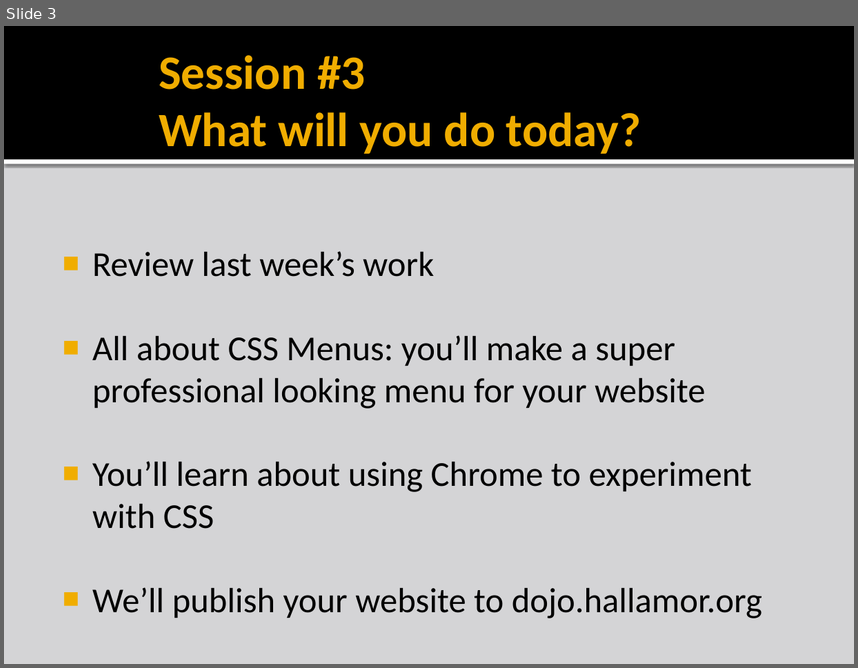
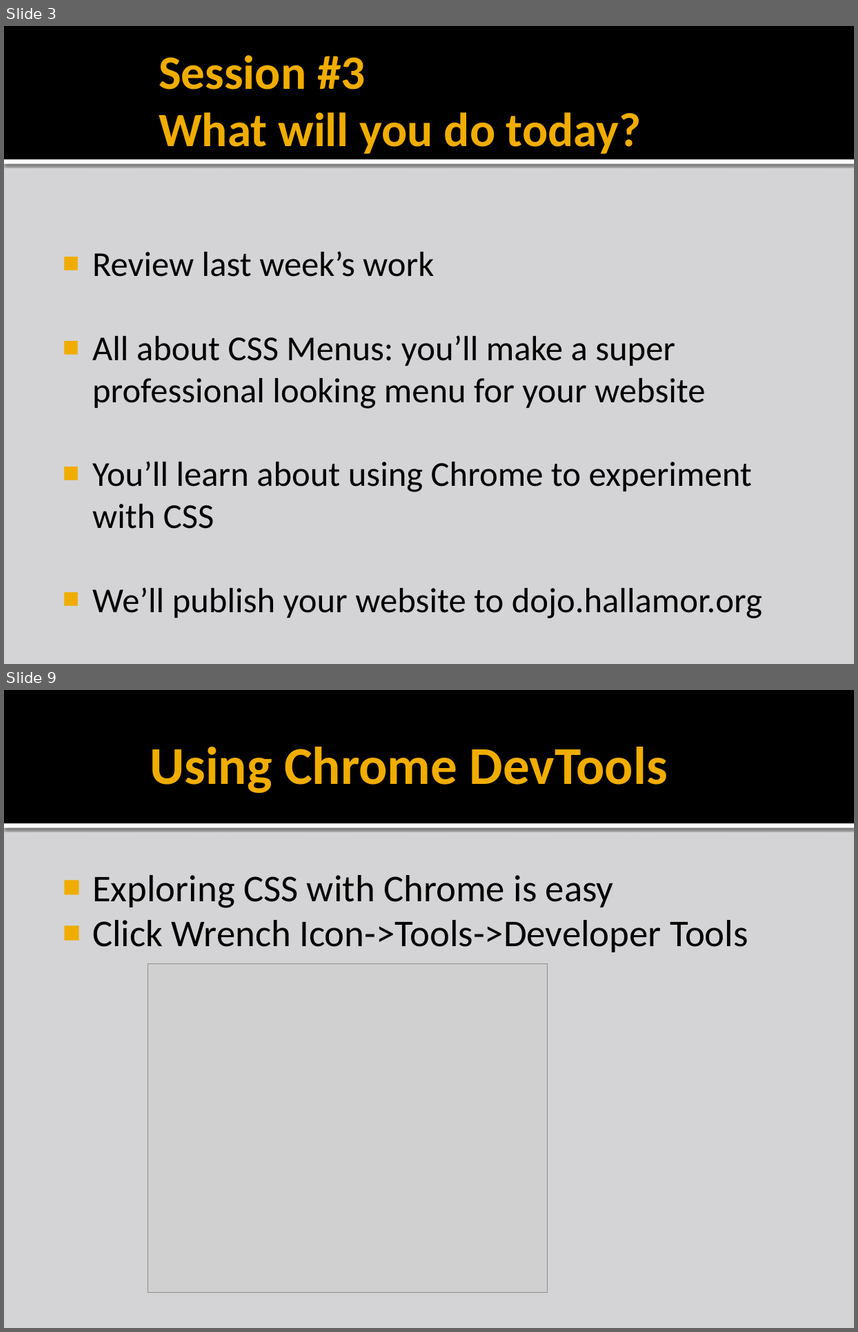
Before and after one commit to liamf/coderdojo-bray, a slide deck: html/presentations/CoderDojoBrayHTML_session3.pptx. Shown one above the other, each under a label of ours: slide 3 before the commit, slides 3 and 9 after it; the slides between them are not shown. The pictures are 858x668 and 858x1332 pixels, drawn with LibreOffice and Linux fonts; fonts in the diff are those of the drawing; grey boxes stand for pictures; background and template pictures are left out. Boxes give left, top, right and bottom in pixels: in the first picture for what was removed or moved away, otherwise in the second. Text is boxed around its words. In the diff, an @@ line names an element or a change of style, - is before the commit and + after.

```diff
--- a/html/presentations/CoderDojoBrayHTML_session3.pptx
+++ b/html/presentations/CoderDojoBrayHTML_session3.pptx
@@ slide 9 added at (4,690,854,1328), background #D4D4D6; not listed: 2 template elements that a slide beside it also shows @@
@@ title added at (150,747,668,793), 45 pt, text #F0AD00, bold @@
+Using Chrome DevTools
@@ text added at (92,875,749,952), 32 pt, text #000000 @@
+■ Exploring CSS with Chrome is easy
+■ Click Wrench Icon->Tools->Developer Tools
@@ picture added at (148,964,547,1292) @@
```
Also in this commit, not shown: 2 slides changed, 15 other slides added, 5 other files.
